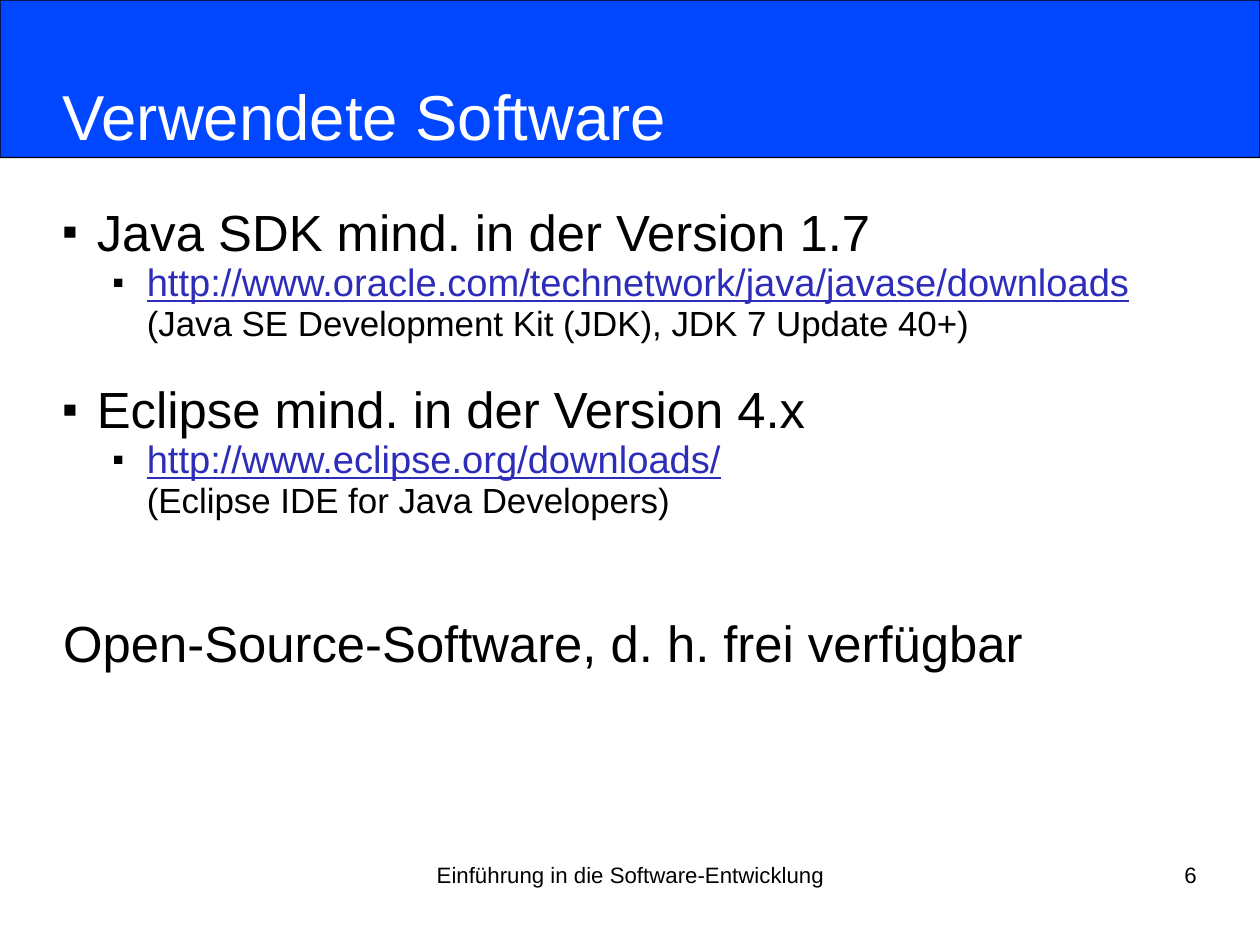
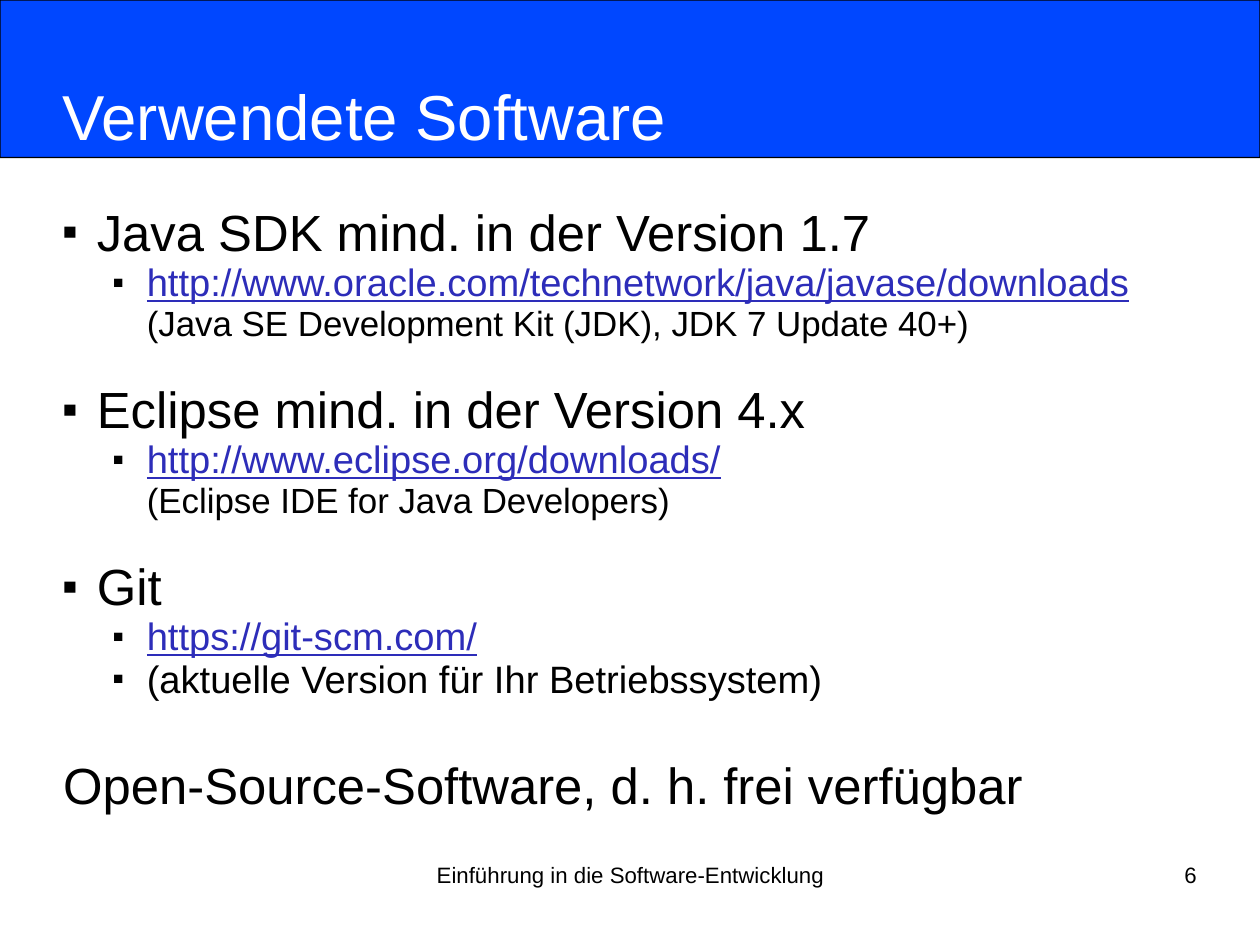
Before and after one commit to nordakademie-einfuehrung-java/vorlesungsskript, a slide deck: slide 6 of folien/Semester_03_Termin_01_Intro.pptx. Drawn at 1260x945 pixels with LibreOffice and Linux fonts; fonts in the diff are those of the drawing. Boxes give left, top, right and bottom in pixels: in the first picture for what was removed or moved away, otherwise in the second. Text is boxed around its words. In the diff, an @@ line names an element or a change of style, - is before the commit and + after.

```diff
--- a/folien/Semester_03_Termin_01_Intro.pptx
+++ b/folien/Semester_03_Termin_01_Intro.pptx
@@ subtitle at (97, 568, 822, 701): paragraphs added @@
+■ Git
+  ■ https://git-scm.com/
+  ■ (aktuelle Version für Ihr Betriebssystem)
```
Also in this commit, not shown: 1 other file.
